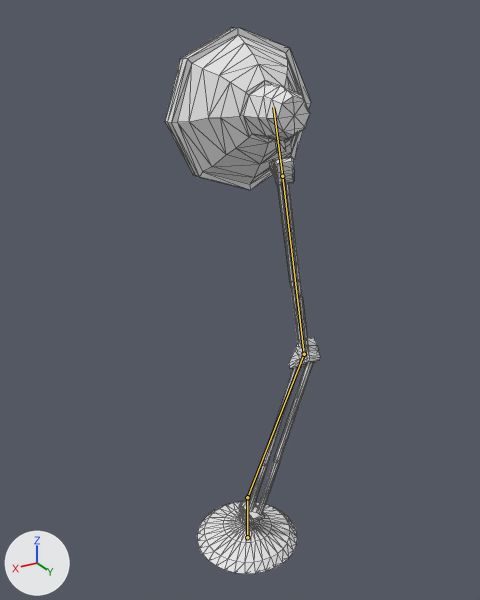
An edit to the Blender file CannonsApplication/Objs/luxor_204.blend, drawn before and after from the same camera.
Rendered twice from a 50 mm camera at (5.47, 8.82, 6.62) aimed at (0.07, -0.19, 2.12). Lighting does not change. The marker at lower left points along +X, +Y and +Z. Both versions are drawn at the pose saved in each file; the numbers are the values there. The bones that bend it are drawn over the model as lines. Mesh edges are drawn as thin lines.
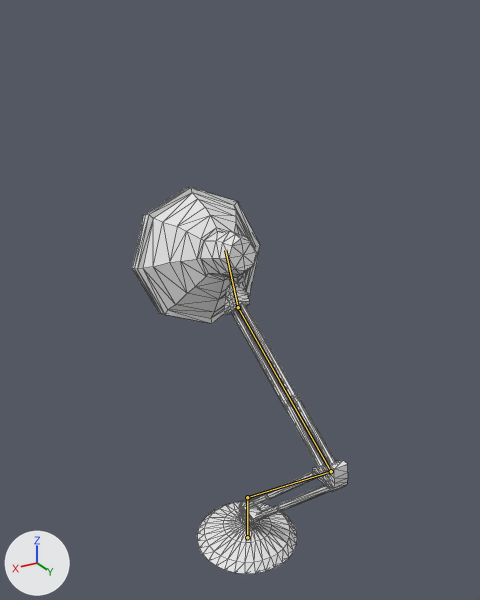
The edits, one by one:
Bone 'L1' (bone_l1) turns from (38, -7, 14) to (0, 0, 0) degrees about its own x, y and z.
Bone 'L2' (bone_l2) turns from (-104, -19, 30) to (0, 0, 0) degrees about its own x, y and z.
Bone 'L3' (bone_l3) turns from (46, 11, 14) to (0, 0, 0) degrees about its own x, y and z.

Pixel boxes [x1, y1, x2, y2] of what changed, in the pictures (480 x 600 px):
'Circle', posed (39% wider, 29% shorter)
    before: [165, 27, 320, 574]
    after: [132, 187, 348, 574]
bone 'L1', root to tip
    before: (247, 497) to (304, 354)
    after: (247, 497) to (331, 471)
bone 'L2', root to tip
    before: (304, 354) to (282, 176)
    after: (331, 471) to (238, 307)
bone 'L3', root to tip
    before: (282, 176) to (273, 107)
    after: (238, 307) to (225, 250)
